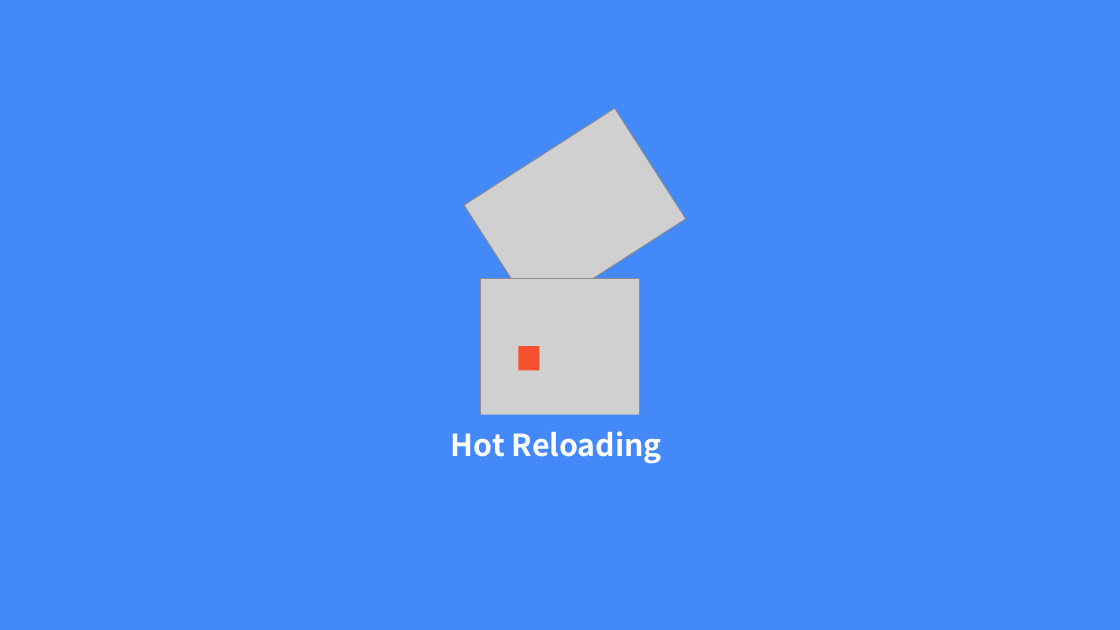
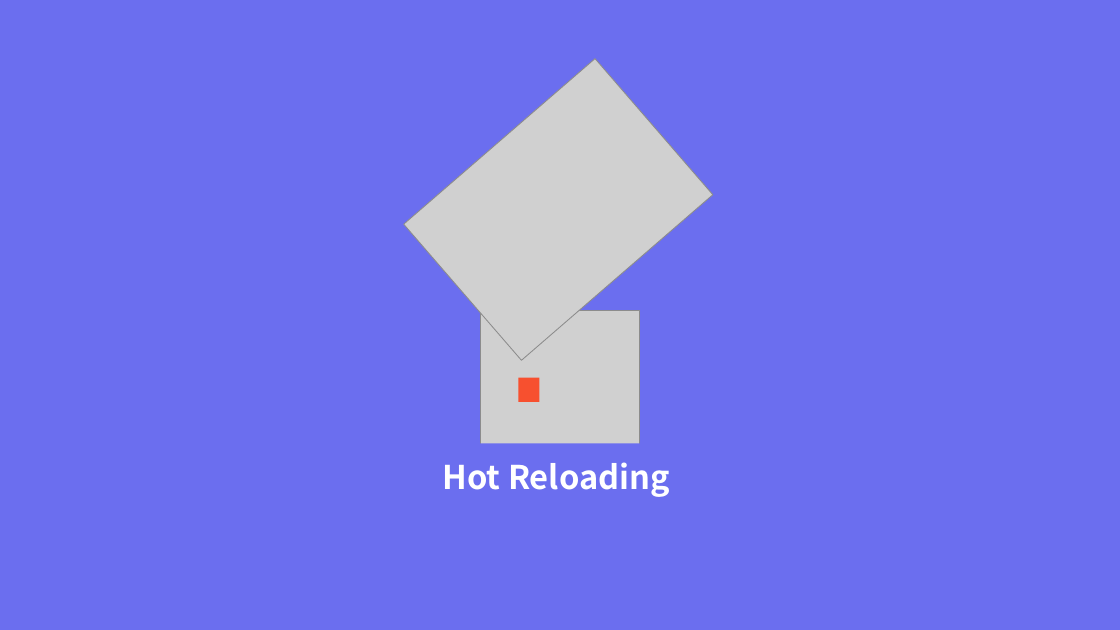
Before and after one commit to KoEonYack/Tistory-Coveant, a slide deck: slide 4 of Article/GO/gin-gonic_hot_reloading/img/img.pptx. Drawn at 1120x630 pixels with LibreOffice and Linux fonts; fonts in the diff are those of the drawing; grey boxes stand for pictures; background and template pictures are left out. Boxes give left, top, right and bottom in pixels: in the first picture for what was removed or moved away, otherwise in the second. Text is boxed around its words. In the diff, an @@ line names an element or a change of style, - is before the commit and + after.

Commit message:
Update gin-gonic hot reloading

```diff
--- a/Article/GO/gin-gonic_hot_reloading/img/img.pptx
+++ b/Article/GO/gin-gonic_hot_reloading/img/img.pptx
@@ background #4489FA to #6B6EEF @@
@@ picture added at (403, 59, 712, 360) @@
@@ picture removed at (464, 108, 686, 316) @@
@@ 2 rectangles, 1 picture: place and size @@
-2 rectangles, 1 picture at (381, 279, 712, 481)
+2 rectangles, 1 picture at (381, 310, 712, 511)
@@ rectangle at (381, 444, 712, 511): fill #4489FA to #6B6EEF @@
@@ text "Hot Reloading": place and size @@
-text "Hot Reloading" at (451, 431, 662, 464)
+text "Hot Reloading" at (443, 462, 670, 497)
@@ text "Hot Reloading" at (443, 462, 670, 497): size 26 to 28 pt @@
```
Also in this commit, not shown: 2 other files.
